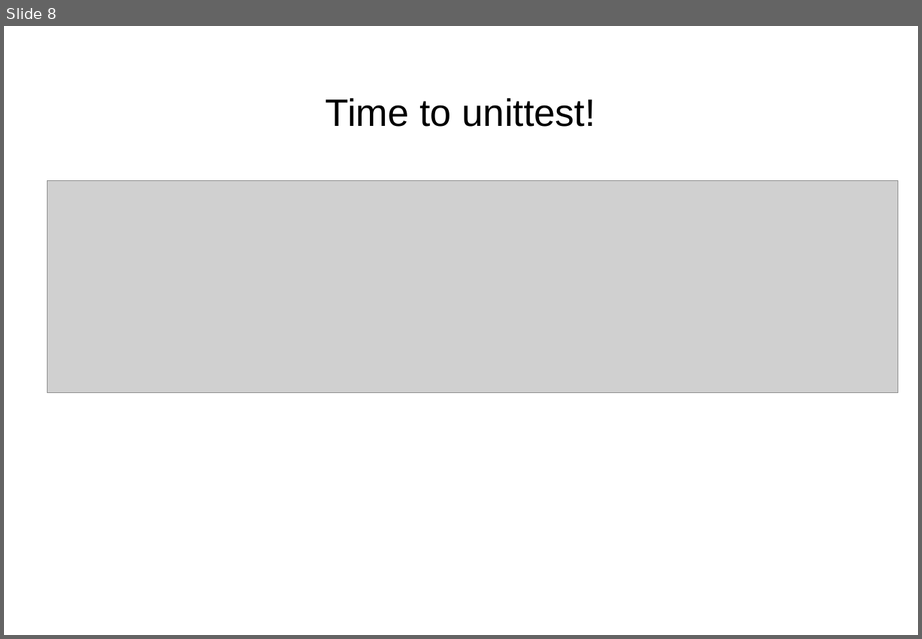
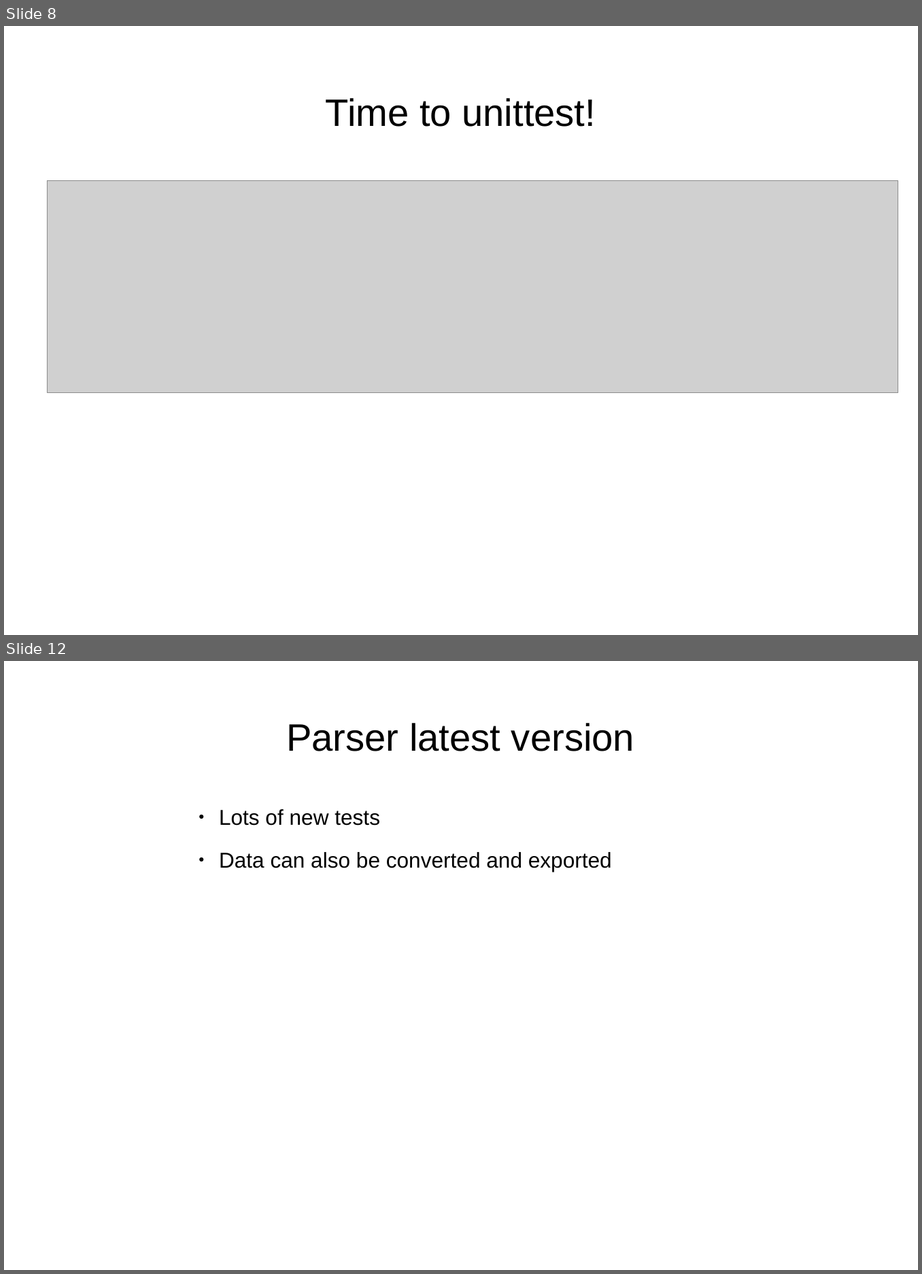
Before and after one commit to jn100py/portfolio, a slide deck: test_applications/1min_presentation_testapplications.pptx. Shown one above the other, each under a label of ours: slide 8 before the commit, slides 8 and 12 after it; the slides between them are not shown. The pictures are 922x639 and 922x1274 pixels, drawn with LibreOffice and Linux fonts; fonts in the diff are those of the drawing; grey boxes stand for pictures. Boxes give left, top, right and bottom in pixels: in the first picture for what was removed or moved away, otherwise in the second. Text is boxed around its words. In the diff, an @@ line names an element or a change of style, - is before the commit and + after.

```diff
--- a/test_applications/1min_presentation_testapplications.pptx
+++ b/test_applications/1min_presentation_testapplications.pptx
@@ slide 12 added at [4, 661, 918, 1270], background #FFFFFF @@
@@ text added at [286, 723, 634, 751], 32 pt, text #000000 @@
+Parser latest version
@@ text added at [219, 809, 612, 871], 18 pt, text #000000 @@
+● Lots of new tests
+● Data can also be converted and exported
```
Also in this commit, not shown: 4 slides changed, 2 other files.
